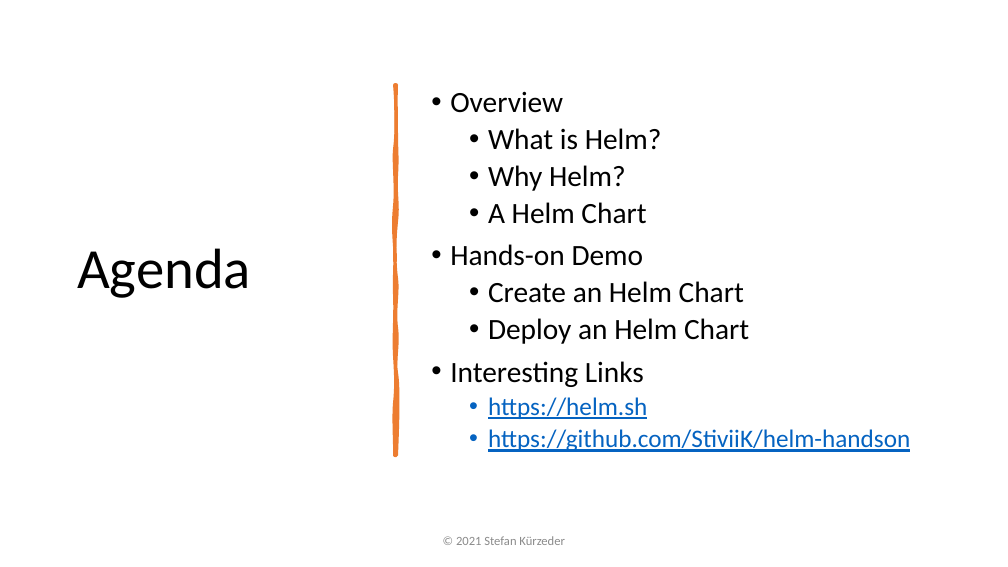
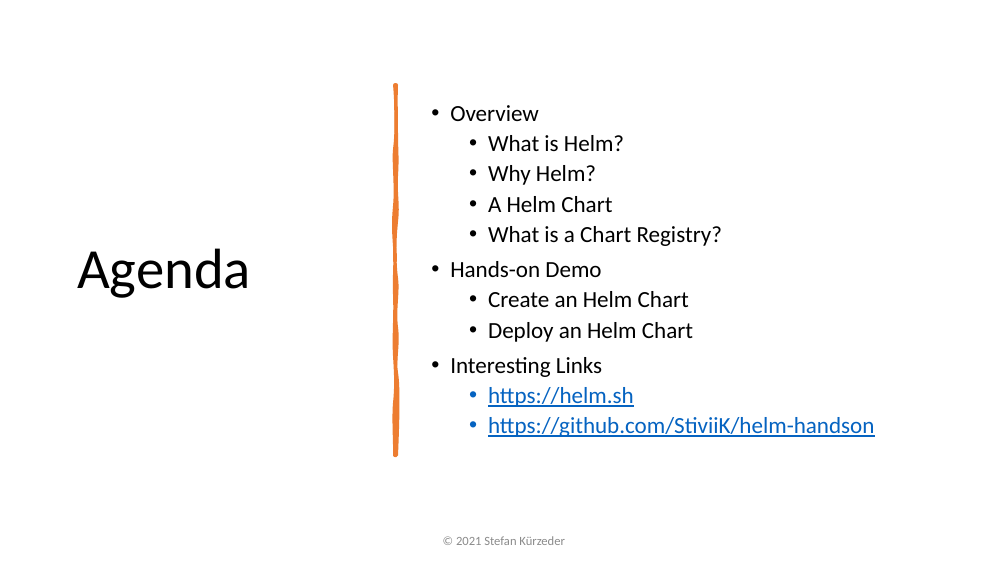
Before and after one commit to StiviiK/helm-handson, a slide deck: slide 2 of docs/Presentation-Helm.pptx. Drawn at 1008x567 pixels with LibreOffice and Linux fonts; fonts in the diff are those of the drawing. Boxes give left, top, right and bottom in pixels: in the first picture for what was removed or moved away, otherwise in the second. Text is boxed around its words. In the diff, an @@ line names an element or a change of style, - is before the commit and + after.

```diff
--- a/docs/Presentation-Helm.pptx
+++ b/docs/Presentation-Helm.pptx
@@ text at <box>450,105,874,437</box>: size 28 to 22 pt in "Overview", "What is Helm?", "Why Helm?", "A Helm Chart" and 4 more places; size 24 to 22 pt in "https://helm.sh", "https://github.com/StiviiK/helm-handson" @@
@@ text at <box>488,226,722,246</box>: paragraph added @@
+  • What is a Chart Registry?
```
Also in this commit, not shown: 3 other slides changed, 1 slide added.
